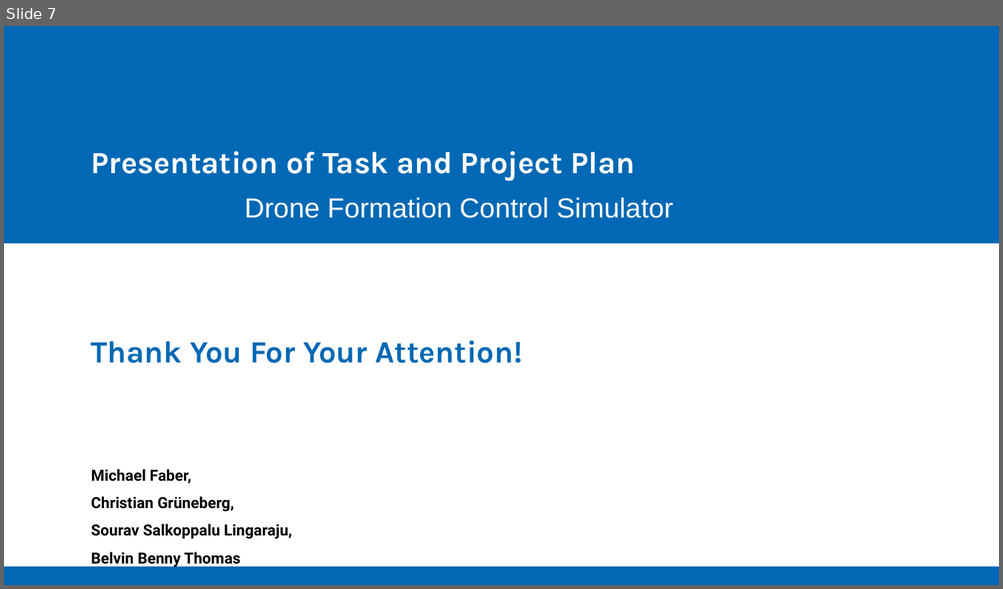
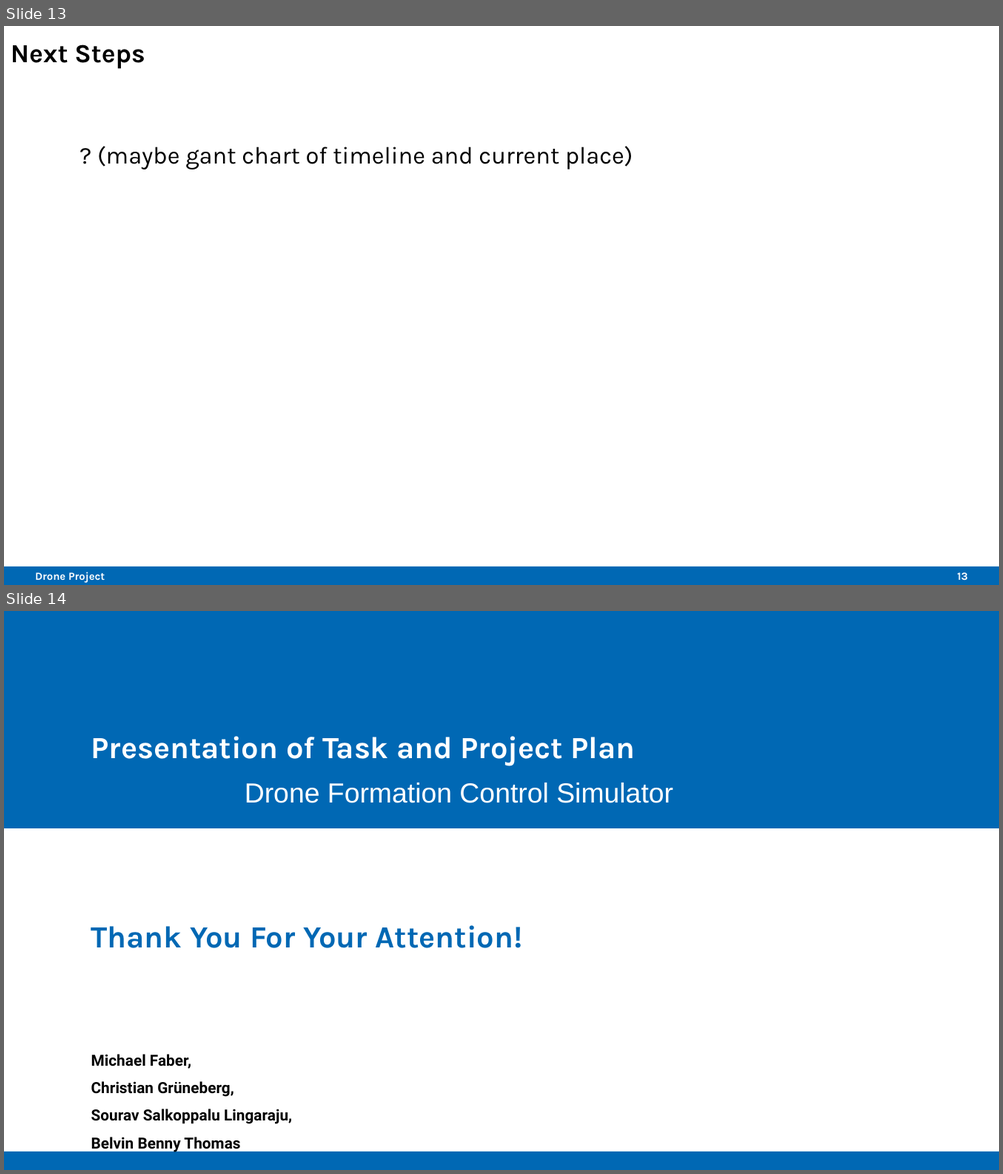
Before and after one commit to Belvin7/Drone_Project_personal-, a slide deck: AMS_Intermediate_Presentation.odp. Shown one above the other, each under a label of ours: slide 7 before the commit, slides 13 and 14 after it. The pictures are 1003x589 and 1003x1174 pixels, drawn with LibreOffice and Linux fonts; fonts in the diff are those of the drawing; background and template pictures are left out. Boxes give left, top, right and bottom in pixels: in the first picture for what was removed or moved away, otherwise in the second. Text is boxed around its words. In the diff, an @@ line names an element or a change of style, - is before the commit and + after.

```diff
--- a/AMS_Intermediate_Presentation.odp
+++ b/AMS_Intermediate_Presentation.odp
@@ slide 13 added at bbox=[4, 26, 999, 585], background #FFFFFF; not listed: 1 template element that a slide beside it also shows @@
@@ title added at bbox=[11, 44, 145, 69], 18.9 pt, text #000000, bold @@
+Next Steps
@@ text added at bbox=[97, 146, 632, 170], 17.5 pt, text #000000 @@
+? (maybe gant chart of timeline and current place)
@@ text added at bbox=[35, 572, 105, 583], 7.9 pt, text #FFFFFF, bold @@
+Drone Project
@@ page number added at bbox=[957, 573, 967, 581], 7.9 pt, text #FFFFFF, bold @@
+13
@@ what was slide 7 is now slide 14 @@
```
Also in this commit, not shown: 4 slides changed, 8 other slides added, 2 slides removed, 1 other file.
